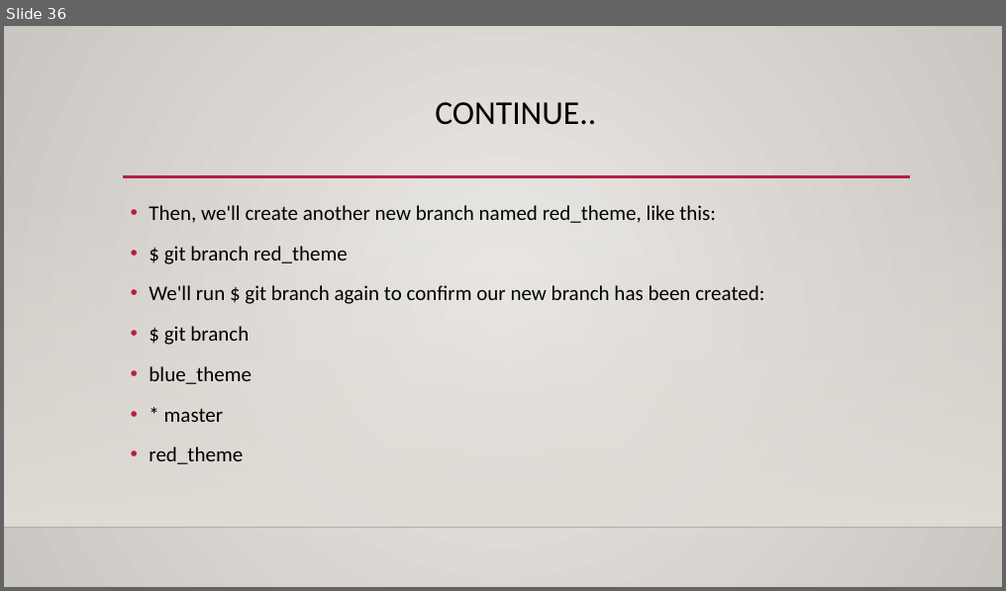
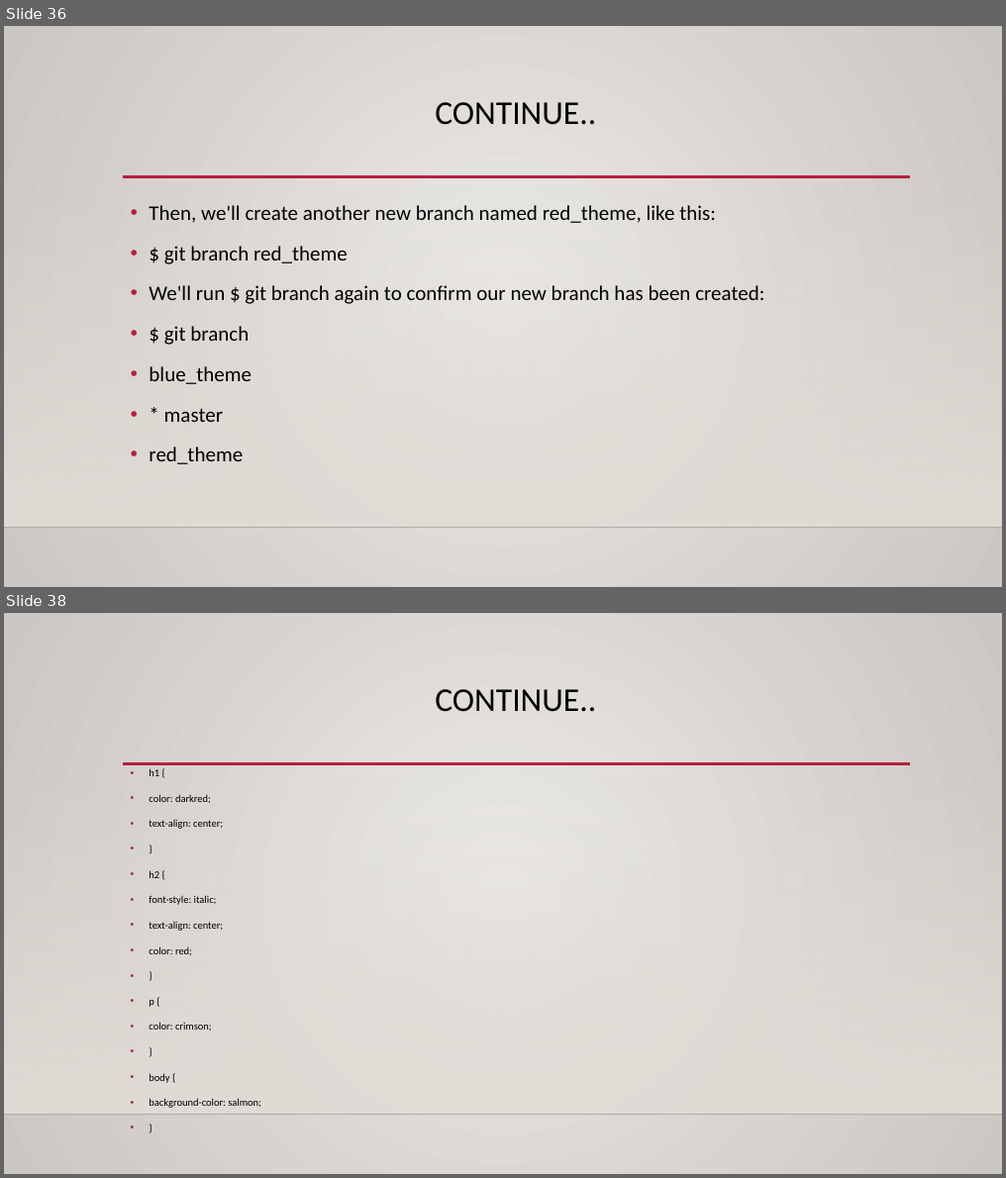
Before and after one commit to GoobsanGroup1/web_dev_proj-1, a slide deck: Week2_Front_End_WD.pptx. Shown one above the other, each under a label of ours: slide 36 before the commit, slides 36 and 38 after it; the slides between them are not shown. The pictures are 1006x591 and 1006x1178 pixels, drawn with LibreOffice and Linux fonts; fonts in the diff are those of the drawing; background and template pictures are left out. Boxes give left, top, right and bottom in pixels: in the first picture for what was removed or moved away, otherwise in the second. Text is boxed around its words. In the diff, an @@ line names an element or a change of style, - is before the commit and + after.

```diff
--- a/Week2_Front_End_WD.pptx
+++ b/Week2_Front_End_WD.pptx
@@ slide 38 added at <box>4,613,1002,1174</box>, background gradient #ECEAE7 to #CAC7C1; not listed: 3 template elements that a slide beside it also shows @@
@@ title added at <box>435,689,596,712</box>, 32 pt, text #000000 @@
+CONTINUE..
@@ text added at <box>149,768,261,1108</box>, 10 pt, text #000000 @@
+• h1 {
+• color: darkred;
+• text-align: center;
+• }
+• h2 {
+• font-style: italic;
+• text-align: center;
+• color: red;
+• }
+• p {
+• color: crimson;
+• }
+• body {
+• background-color: salmon;
+• }
```
Also in this commit, not shown: 1 slide changed, 101 other slides added, 8 other files.
